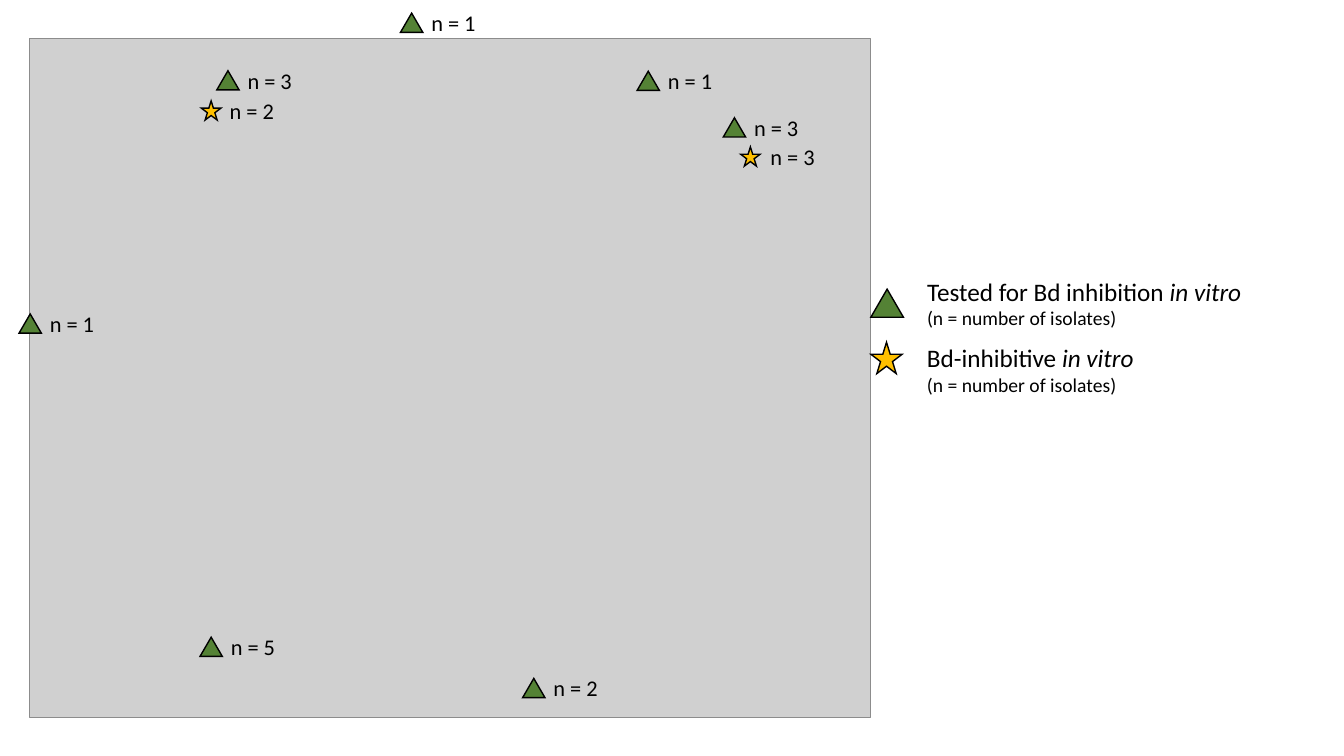
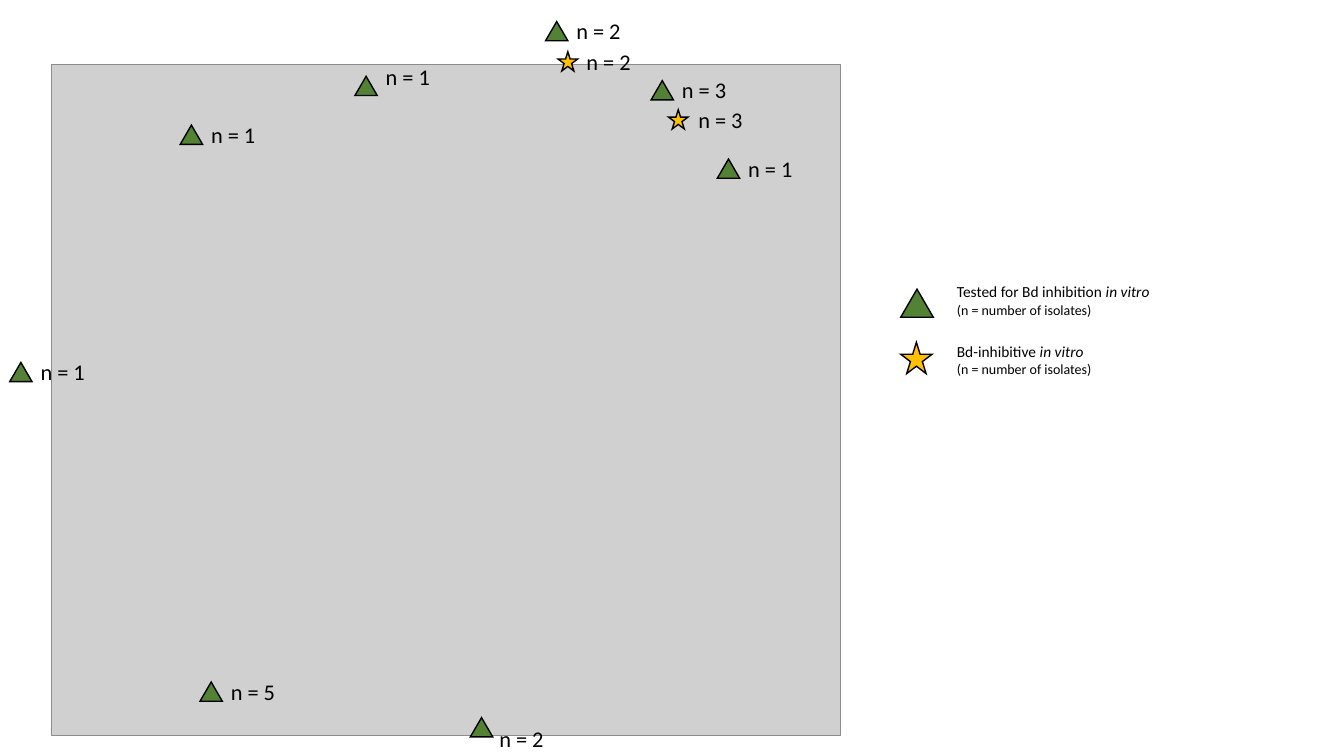
Before and after one commit to aalexiev/FungalIsolatesRepo, a slide deck: slide 1 of Prelim_Figs/altFigs.pptx. Drawn at 1344x756 pixels with LibreOffice and Linux fonts; fonts in the diff are those of the drawing; grey boxes stand for pictures. Boxes give left, top, right and bottom in pixels: in the first picture for what was removed or moved away, otherwise in the second. Text is boxed around its words. In the diff, an @@ line names an element or a change of style, - is before the commit and + after.

```diff
--- a/Prelim_Figs/altFigs.pptx
+++ b/Prelim_Figs/altFigs.pptx
@@ triangle added at <box>545,21,568,40</box>, fill #548235, outline #000000 1 pt @@
@@ text added at <box>576,24,620,39</box>, 16 pt, text #000000 @@
+n = 2
@@ text "n = 1": place and size @@
-text "n = 1" at <box>431,16,475,31</box>
+text "n = 1" at <box>386,70,430,85</box>
@@ star: place and size @@
-star at <box>202,101,221,120</box>
+star at <box>559,51,578,71</box>
@@ text "n = 2" rewrapped from <box>230,104,274,119</box> to <box>586,51,630,70</box> @@
@@ picture: place and size @@
-picture at <box>30,39,871,718</box>
+picture at <box>51,65,841,735</box>
@@ triangle: place and size @@
-triangle at <box>400,13,422,32</box>
+triangle at <box>355,77,377,96</box>
@@ triangle: place and size @@
-triangle at <box>637,72,659,91</box>
+triangle at <box>651,81,674,100</box>
@@ text "n = 3": place and size @@
-text "n = 3" at <box>770,150,814,165</box>
+text "n = 3" at <box>682,83,726,98</box>
@@ star: place and size @@
-star at <box>741,147,760,166</box>
+star at <box>668,110,688,129</box>
@@ text "n = 3": place and size @@
-text "n = 3" at <box>754,121,798,136</box>
+text "n = 3" at <box>698,113,742,128</box>
@@ triangle: place and size @@
-triangle at <box>217,71,239,90</box>
+triangle at <box>180,125,203,144</box>
@@ text at <box>211,128,255,143</box>: text changed @@
-n = 3
+n = 1
@@ triangle: place and size @@
-triangle at <box>724,118,746,137</box>
+triangle at <box>718,159,740,178</box>
@@ text "n = 1": place and size @@
-text "n = 1" at <box>668,74,712,89</box>
+text "n = 1" at <box>748,162,792,177</box>
@@ triangle: place and size @@
-triangle at <box>871,289,903,318</box>
+triangle at <box>901,289,934,318</box>
@@ text at <box>957,286,1150,317</box>: text changed; size 18 to 11 pt @@
-Tested for Bd inhibition in vitro (n = number of isolates)
+Tested for Bd inhibition in vitro
+(n = number of isolates)
@@ text "n = 1" rewrapped from <box>50,317,94,332</box> to <box>41,361,84,386</box> @@
@@ star: place and size @@
-star at <box>871,343,902,374</box>
+star at <box>901,343,933,374</box>
@@ text at <box>957,346,1091,376</box>: text changed; size 18 to 11 pt @@
-Bd-inhibitive in vitro (n = number of isolates)
+Bd-inhibitive in vitro
+(n = number of isolates)
@@ triangle: place and size @@
-triangle at <box>19,314,41,333</box>
+triangle at <box>10,363,32,382</box>
@@ triangle: place and size @@
-triangle at <box>200,637,222,656</box>
+triangle at <box>200,683,222,702</box>
@@ text "n = 5": place and size @@
-text "n = 5" at <box>231,640,275,655</box>
+text "n = 5" at <box>231,685,275,700</box>
@@ triangle: place and size @@
-triangle at <box>523,679,545,698</box>
+triangle at <box>471,718,493,737</box>
@@ text "n = 2" rewrapped from <box>553,681,597,696</box> to <box>499,732,543,753</box> @@
```
Also in this commit, not shown: 1 slide added, 31 other files.
